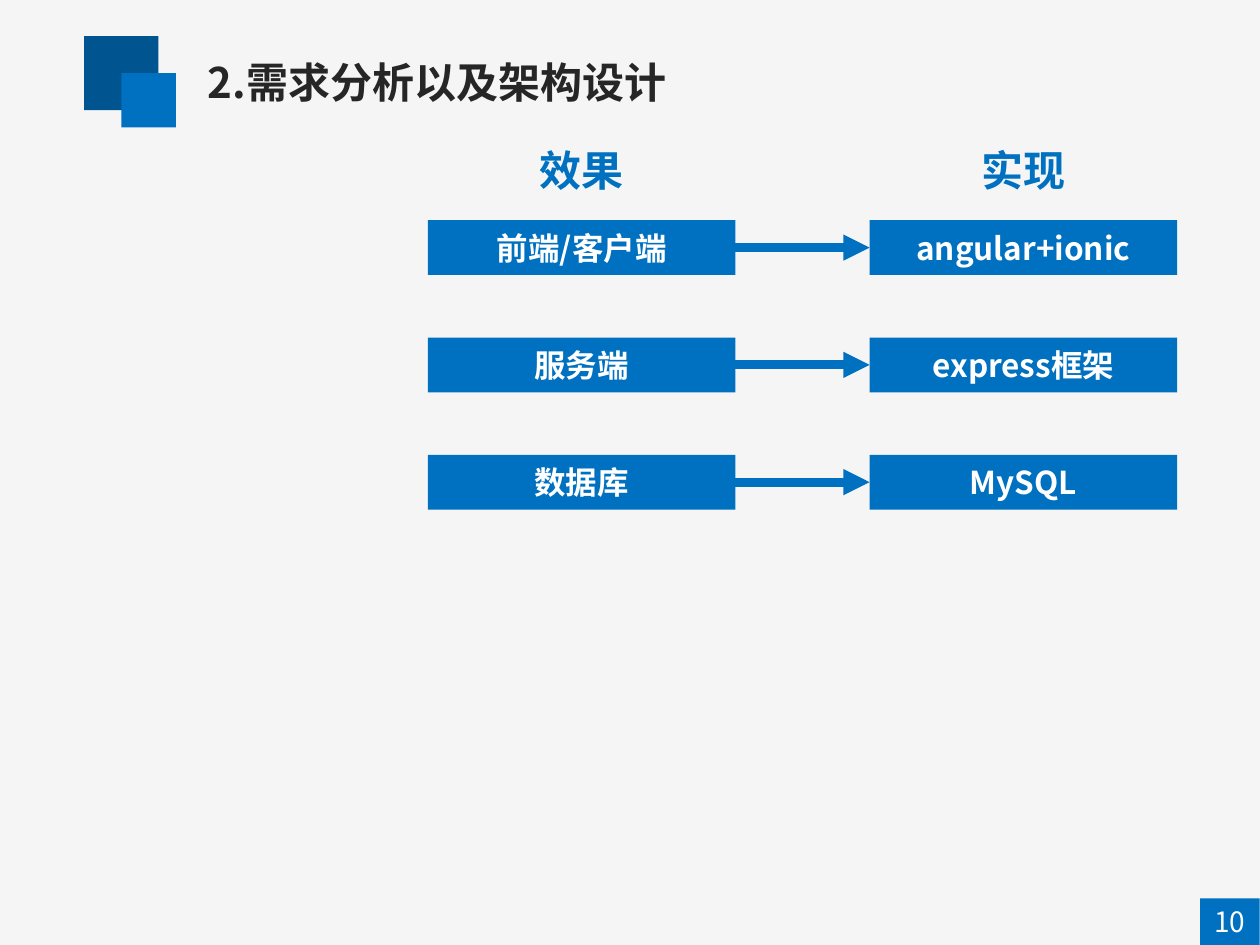
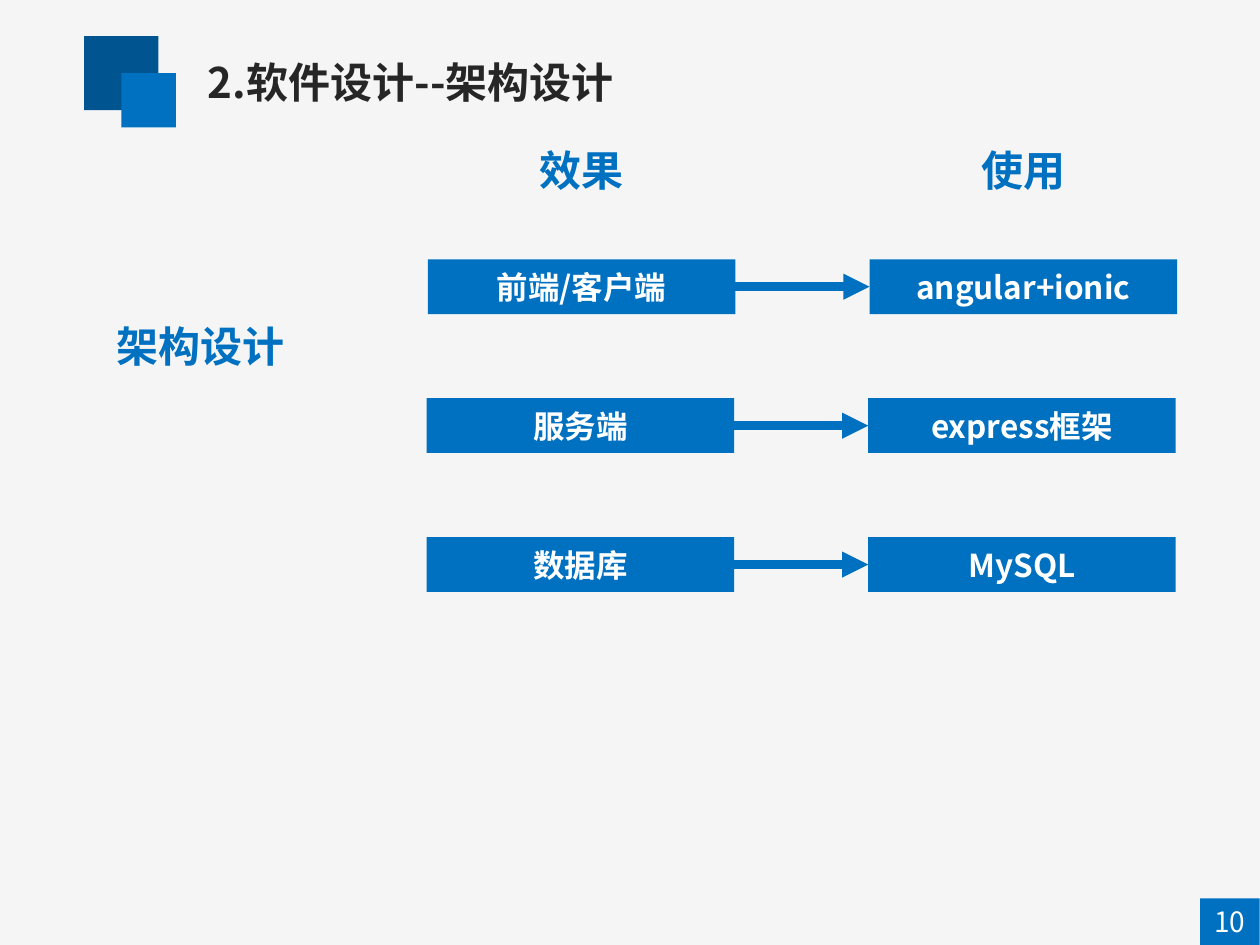
Before and after one commit to lijianhui1997/about_graduate, a slide deck: slide 10 of 答辩/李建辉-答辩.pptx (slide 9 before the commit). Drawn at 1260x945 pixels with LibreOffice and Linux fonts; fonts in the diff are those of the drawing. Boxes give left, top, right and bottom in pixels: in the first picture for what was removed or moved away, otherwise in the second. Text is boxed around its words. In the diff, an @@ line names an element or a change of style, - is before the commit and + after.

```diff
--- a/答辩/李建辉-答辩.pptx
+++ b/答辩/李建辉-答辩.pptx
@@ text at [208, 62, 614, 102]: text changed @@
-2.需求分析以及架构设计
+2.软件设计--架构设计
@@ text at [981, 150, 1065, 190]: text changed @@
-实现
+使用
@@ 2 rectangles, 1 arrow: place and size @@
-2 rectangles, 1 arrow at [428, 220, 1177, 275]
+2 rectangles, 1 arrow at [428, 260, 1177, 314]
@@ text added at [116, 326, 284, 366], 24 pt, text #0070C0, bold @@
+架构设计
@@ 2 rectangles, 1 arrow: place and size @@
-2 rectangles, 1 arrow at [428, 338, 1177, 392]
+2 rectangles, 1 arrow at [427, 398, 1176, 452]
@@ 2 rectangles, 1 arrow: place and size @@
-2 rectangles, 1 arrow at [428, 455, 1177, 509]
+2 rectangles, 1 arrow at [427, 537, 1176, 591]
```
Also in this commit, not shown: 16 other slides changed, 2 slides added, 6 slides removed, 5 other files.
